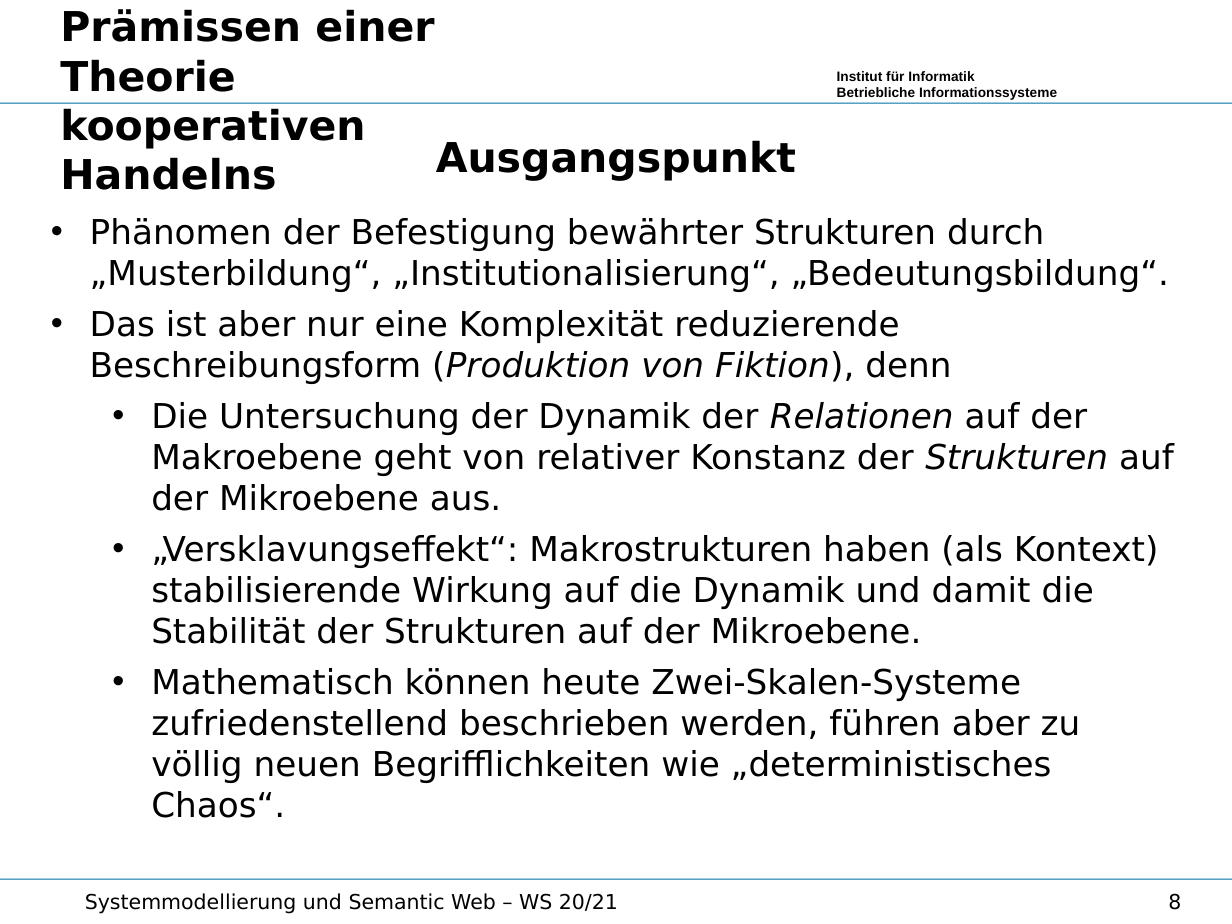
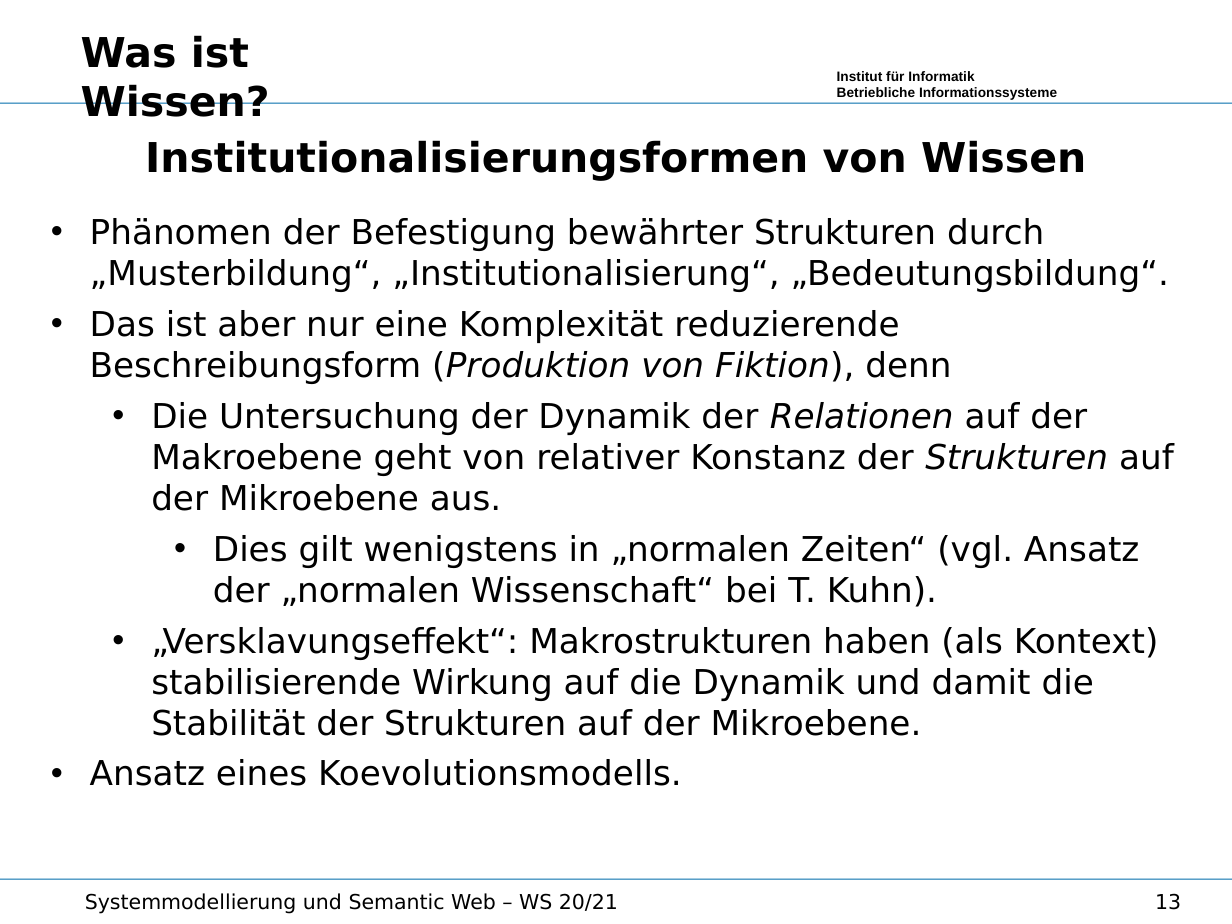
Before and after one commit to wumm-project/Leipzig-Seminar, a slide deck: slide 13 of Wintersemester-2020/Vorlesung/Wissen.odp (slide 8 before the commit). Drawn at 1232x924 pixels with LibreOffice and Linux fonts; fonts in the diff are those of the drawing; background and template pictures are left out. Boxes give left, top, right and bottom in pixels: in the first picture for what was removed or moved away, otherwise in the second. Text is boxed around its words. In the diff, an @@ line names an element or a change of style, - is before the commit and + after.

```diff
--- a/Wintersemester-2020/Vorlesung/Wissen.odp
+++ b/Wintersemester-2020/Vorlesung/Wissen.odp
@@ text removed at [60, 9, 434, 190] @@
-Prämissen einer Theorie
-kooperativen Handelns
@@ text added at [81, 35, 270, 117], 24 pt, text #000000, bold @@
+Was ist Wissen?
@@ text at [145, 140, 1086, 181]: text changed @@
-Ausgangspunkt
+Institutionalisierungsformen von Wissen
@@ text at [213, 535, 1139, 607]: paragraph added @@
+    • Dies gilt wenigstens in „normalen Zeiten“ (vgl. Ansatz der „normalen Wissenschaft“ bei T. Kuhn).
@@ text at [90, 759, 682, 786]: text changed @@
-  • Mathematisch können heute Zwei-Skalen-Systeme zufriedenstellend beschrieben werden, führen aber zu völlig neuen Begrifflichkeiten wie „deterministisches Chaos“.
+• Ansatz eines Koevolutionsmodells.
@@ page number at [1155, 893, 1181, 910]: text changed @@
-8
+13
```
Also in this commit, not shown: 8 other slides changed, 7 slides added, 8 slides removed, 4 other files.
